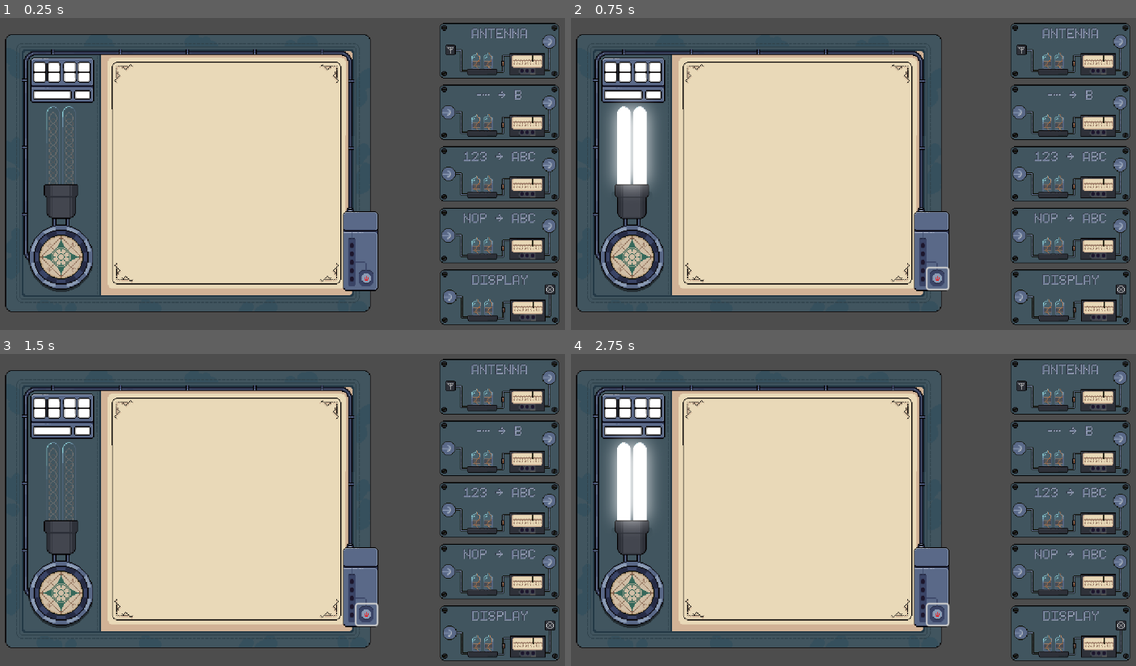
Above: before the commit, frames 1-4 (two rows, left to right).
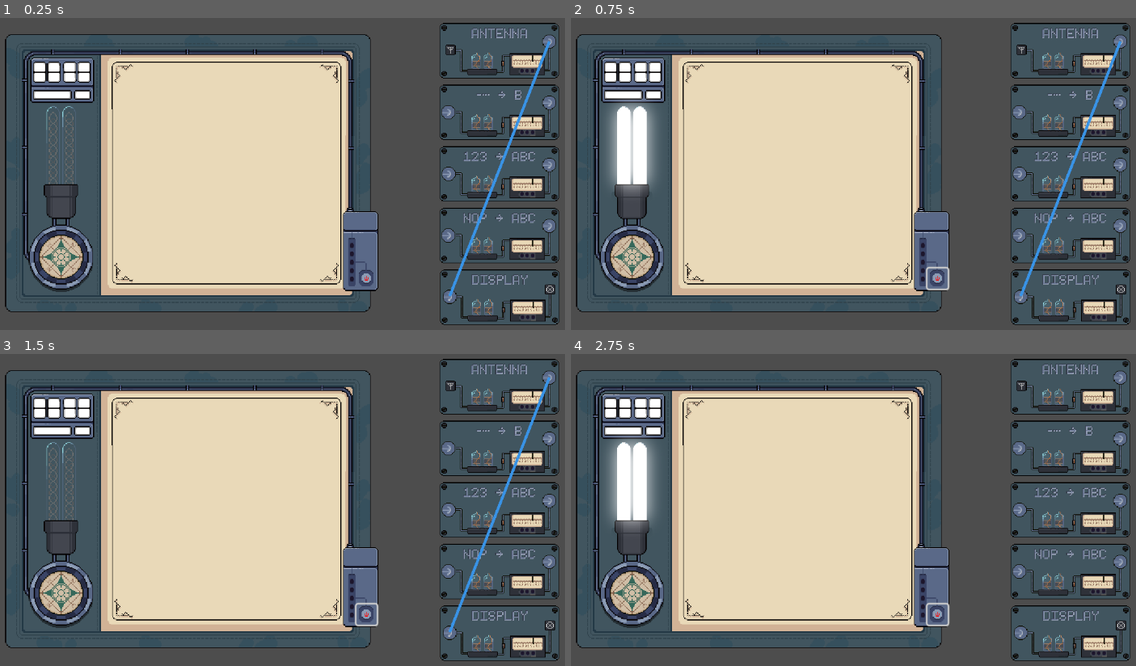
Above: after the commit, the same moments.

Repository: Limit-sest/wiretap
Game: Godot game, scene res://main.tscn
Two runs of this game, one before a commit and one after it. Both use one fixed random seed, a clock stepped at 60 frames per second and the inputs below.
Inputs (mouse positions are in pixels of both pictures, inside the frame that each line leads up to):
- Up to frame 1 (0.25 s): no input
- Up to frame 2 (0.75 s): click (938, 280) at 0.5 s
- Up to frame 3 (1.5 s): tap Enter at 1.25 s; move the mouse to (226, 510) at 1.27 s; hold Right from 1.28 s (still down); tap Alt at 1.35 s; click (226, 510) at 1.42 s
- Up to frame 4 (2.75 s): tap Space at 2 s; move the mouse to (1023, 631) at 2.02 s; release Right at 2.03 s; hold Down from 2.03 s (still down); tap Shift at 2.1 s; click (1023, 631) at 2.17 s

The runs differ from the first frame. In frame 1, 0.5% of the frame differs, in the area x 79-98%, y 7-90%; in frame 2, 0.5%; in frame 3, 0.5%; in frame 4, nothing differs.

Commit message:
Fix caesar cipher

Diff:
--- a/scripts/cipher_utils.gd
+++ b/scripts/cipher_utils.gd
@@ -36,12 +36,8 @@
 			final_string += c
 			continue
 		index += shift
-		if index >= ALPHABET.length():
-			index -= ALPHABET.length()
-			continue
-		elif index < 0:
-			index += ALPHABET.length()
-			continue
+		if index >= ALPHABET.length() or index < 0:
+			index = index % ALPHABET.length()
 		final_string += ALPHABET[index]
 	return final_string
 
@@ -89,11 +85,13 @@
 	var functions = [encode_caesar, encode_numbers, encode_morse]
 	var used = []
 	var working_string = string
-	for i in range(2):
+	for i in range(1):
 		var index = randi() % 3
 		while used.has(index):
 			index = randi() % 3
 		used.append(index)
-		print("encoding with " + str(functions[index]))
-		working_string = functions[index].call(working_string)
+		#print("encoding with " + str(functions[index]))
+		working_string = functions[2].call(working_string)
+		working_string = functions[0].call(working_string)
+	print(working_string)
 	return working_string
--- a/scripts/signal_manager.gd
+++ b/scripts/signal_manager.gd
@@ -8,6 +8,23 @@
 	"Morse": CipherUtils.decode_morse,
 	"Caesar": CipherUtils.decode_caesar
 }
+
+func _ready():
+	# Create default connection from Antenna to Display
+	var antenna_output = %Antenna/Output
+	var display_input = $CanvasGroup/Display/Input
+
+	var line = Line2D.new()
+	line.width = 5.0
+	line.default_color = Color.from_hsv(0.58, 0.75, 0.9)  # Blueish color
+	WiringManager.add_child(line)
+
+	var start_pos = line.to_local(antenna_output.global_position)
+	var end_pos = line.to_local(display_input.global_position)
+	line.add_point(start_pos)
+	line.add_point(end_pos)
+
+	WiringManager.connections.append([display_input, antenna_output, line])
 
 func _get_linked_port(first_port: Area2D): # Get output port in the same module
 	var parent = first_port.get_parent()
